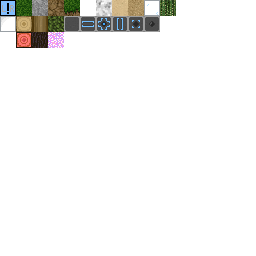
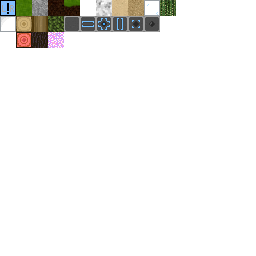
Before/after of a (256, 256) layered artwork. What changed in the layer stack:
painted on "main.png" over [16,0,80,16]
